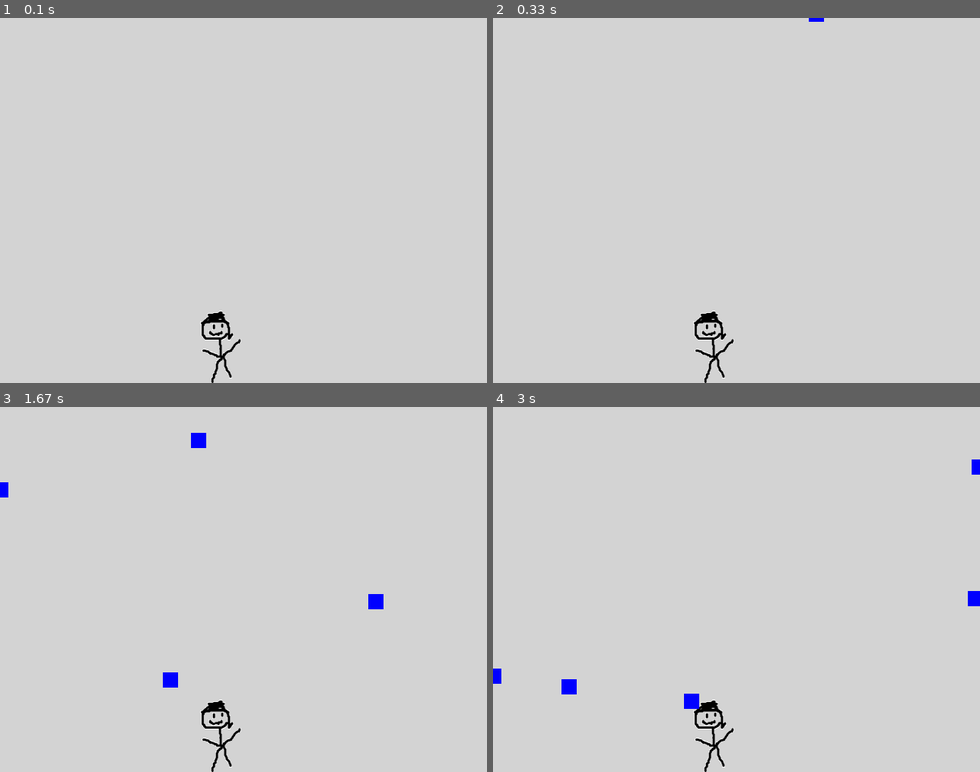
Above: before the commit, frames 1-4 (two rows, left to right).
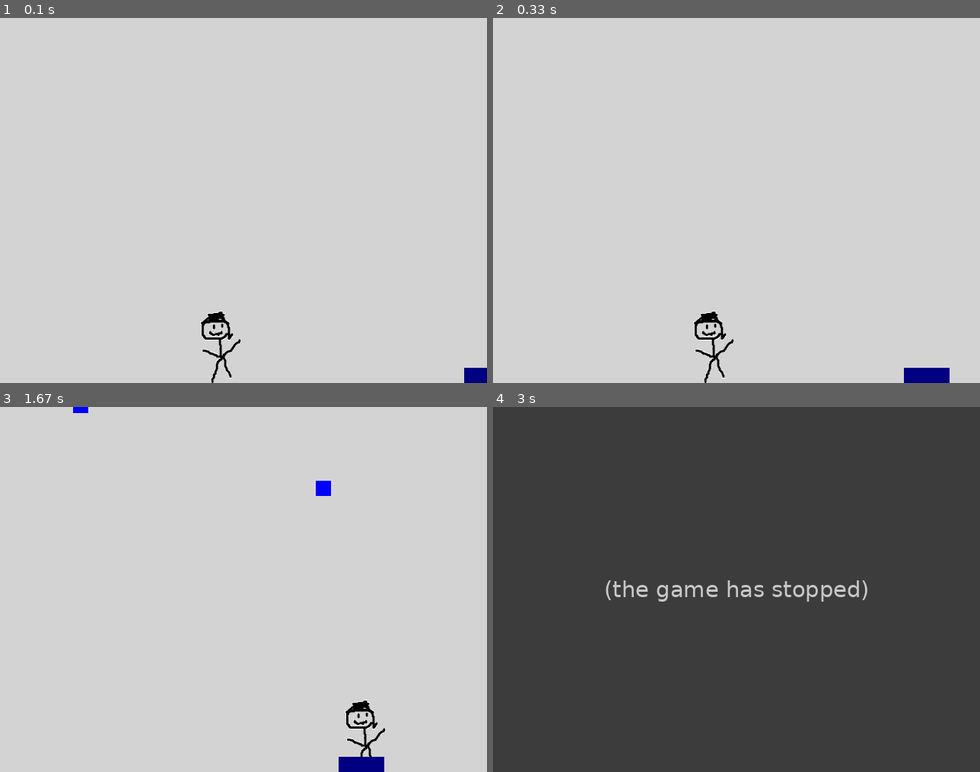
Above: after the commit, the same moments.

Repository: EnragedBread/how_to_pygame
Game: pygame game, started from main.py
Same seed, same stepped clock (60 frames per second), same inputs: the game is played once before the commit and once after it.
Inputs:
- Up to frame 1 (0.1 s): no input
- Up to frame 2 (0.33 s): no input
- Up to frame 3 (1.67 s): hold Space 0.33-0.8 s; hold Right 0.33-0.8 s
- Up to frame 4 (3 s): no input

The runs differ from the first frame. In frame 1, 0.2% of the frame differs, in the area x 95-100%, y 95-100%; in frame 2, 0.4%; in frame 3, 1.9%; in frame 4, 99%, in the area x 0-100%, y 0-100%.
After the commit the program exited at 2.62 s; later frames show no game.

Commit message:
add puddles

Diff:
--- a/main.py
+++ b/main.py
@@ -2,7 +2,7 @@
 import time
 
 import pygame
-from pygame.locals import K_ESCAPE, KEYDOWN, QUIT, K_w, K_s, K_a, K_d, K_SPACE, RLEACCEL
+from pygame.locals import K_ESCAPE, KEYDOWN, QUIT, K_w, K_s, K_a, K_d, K_SPACE, K_LEFT, K_RIGHT, RLEACCEL
 
 SCREEN_WIDTH = 640
 SCREEN_HEIGHT = 480
@@ -14,7 +14,7 @@
         if (rect.y + rect.height) > hitbox[1] and rect.y < (hitbox[1] + hitbox[3]):
             return True
 
-class Enemy(pygame.sprite.Sprite):
+class Raindrop(pygame.sprite.Sprite):
     def __init__(self):
         super().__init__()
 
@@ -36,6 +36,25 @@
         self.rect.move_ip(0, self.speed)
         if self.rect.top > SCREEN_HEIGHT:
             self.kill()
+
+class Puddle(pygame.sprite.Sprite):
+    def __init__(self):
+        super().__init__()
+
+        self.surf = pygame.Surface((60,20))
+        self.color = pygame.Color('navy')
+        self.surf.fill(self.color)
+        self.rect = self.surf.get_rect()
+        self.rect.bottomleft = (SCREEN_WIDTH, SCREEN_HEIGHT)
+        self.speed = -5
+
+    def render(self, screen):
+        screen.blit(self.surf, self.rect)
+
+    def update(self):
+        self.rect.move_ip(self.speed, 0)
+        if self.rect.right <= 0:
+            self.rect.left = SCREEN_WIDTH
 
 class Player(pygame.sprite.Sprite):
     def __init__(self):
@@ -63,35 +82,32 @@
             #self.rect.move_ip(0, -self.speed)
         #elif keys[K_s]:
             #self.rect.move_ip(0, self.speed)
-        if not self.jumping:
-            if keys[K_a]:
-                self.speed_x = -10
-            elif keys[K_d]:
-                self.speed_x = 10
-            elif keys[K_SPACE]:
-                self.jumping = True
-                self.speed_y = -50
-            else:
-                self.speed_x = 0
 
-        if self.jumping:
-            self.speed_y += self.gravity
+        if keys[K_a] or keys[K_LEFT]:
+            self.speed_x = -10
+        elif keys[K_d] or keys[K_RIGHT]:
+            self.speed_x = 10
+        else:
+            self.speed_x = 0
+        if (keys[K_SPACE] or keys[K_w]) and not self.jumping:
+            self.jumping = True
+            self.speed_y = -50
+
+        self.speed_y += self.gravity
 
     def update(self):
         self.rect.move_ip(self.speed_x, self.speed_y)
 
         if self.rect.left <= 0:
             self.rect.left = 0
-            self.speed_x = 0
         if self.rect.right >= SCREEN_WIDTH:
             self.rect.right = SCREEN_WIDTH
-            self.speed_x = 0
         if self.rect.top <= 0:
             self.rect.top = 0
         if self.rect.bottom >= SCREEN_HEIGHT:
             self.rect.bottom = SCREEN_HEIGHT
             self.jumping = False
-            self.speed_y = 0
+
 
         self.hitbox = pygame.Rect(self.rect.x + 10, self.rect.y + 10, self.rect.width - 20, self.rect.height -  20)
 
@@ -100,13 +116,17 @@
 screen.fill(pygame.Color('lightgrey'))
 clock = pygame.time.Clock()
 
-ADDENEMY = pygame.USEREVENT + 1
-pygame.time.set_timer(ADDENEMY, 250)
+ADDRAINDROP = pygame.USEREVENT + 1
+pygame.time.set_timer(ADDRAINDROP, 300)
 
 player = Player()
-enemies = pygame.sprite.Group()
+puddle = Puddle()
+raindrops = pygame.sprite.Group()
+obstacles = pygame.sprite.Group()
+obstacles.add(puddle)
 all_sprites = pygame.sprite.Group()
 all_sprites.add(player)
+all_sprites.add(puddle)
 
 running = True
 while running:
@@ -115,15 +135,17 @@
             running = False
         elif event.type == KEYDOWN and event.key == K_ESCAPE:
             running = False
-        elif event.type == ADDENEMY:
-            new_enemy = Enemy()
-            enemies.add(new_enemy)
-            all_sprites.add(new_enemy)
+        elif event.type == ADDRAINDROP:
+            new_raindrop = Raindrop()
+            raindrops.add(new_raindrop)
+            all_sprites.add(new_raindrop)
+            obstacles.add(new_raindrop)
     pressed_keys = pygame.key.get_pressed()
 
     player.handle_keys(pressed_keys)
     player.update()
-    enemies.update()
+    puddle.update()
+    raindrops.update()
 
     screen.fill(pygame.Color('lightgrey'))
     for entity in all_sprites:
@@ -131,7 +153,7 @@
 
     pygame.display.flip()
 
-    if pygame.sprite.spritecollideany(player, enemies, hitbox_collision):
+    if pygame.sprite.spritecollideany(player, obstacles, hitbox_collision):
         time.sleep(2)
         player.kill()
         running = False
